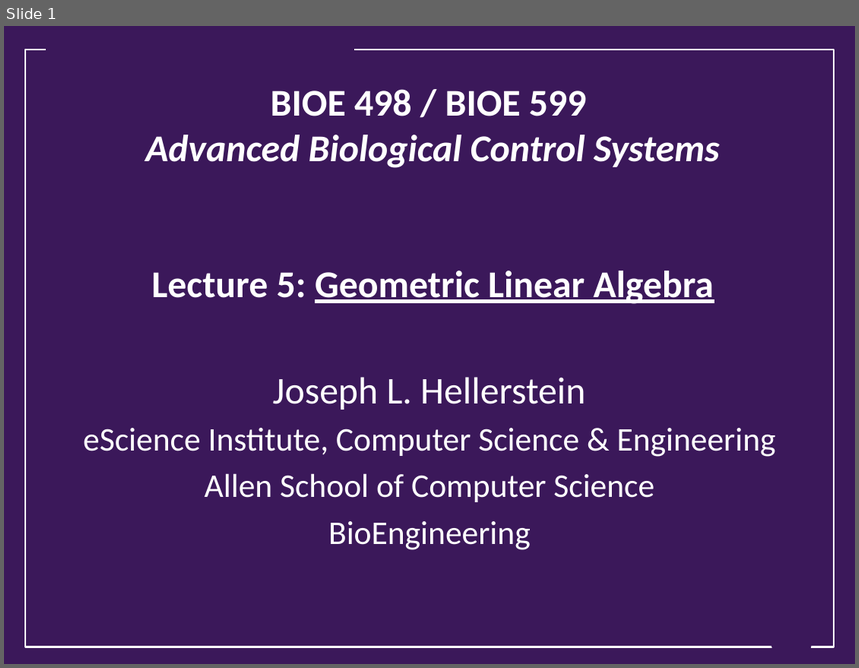
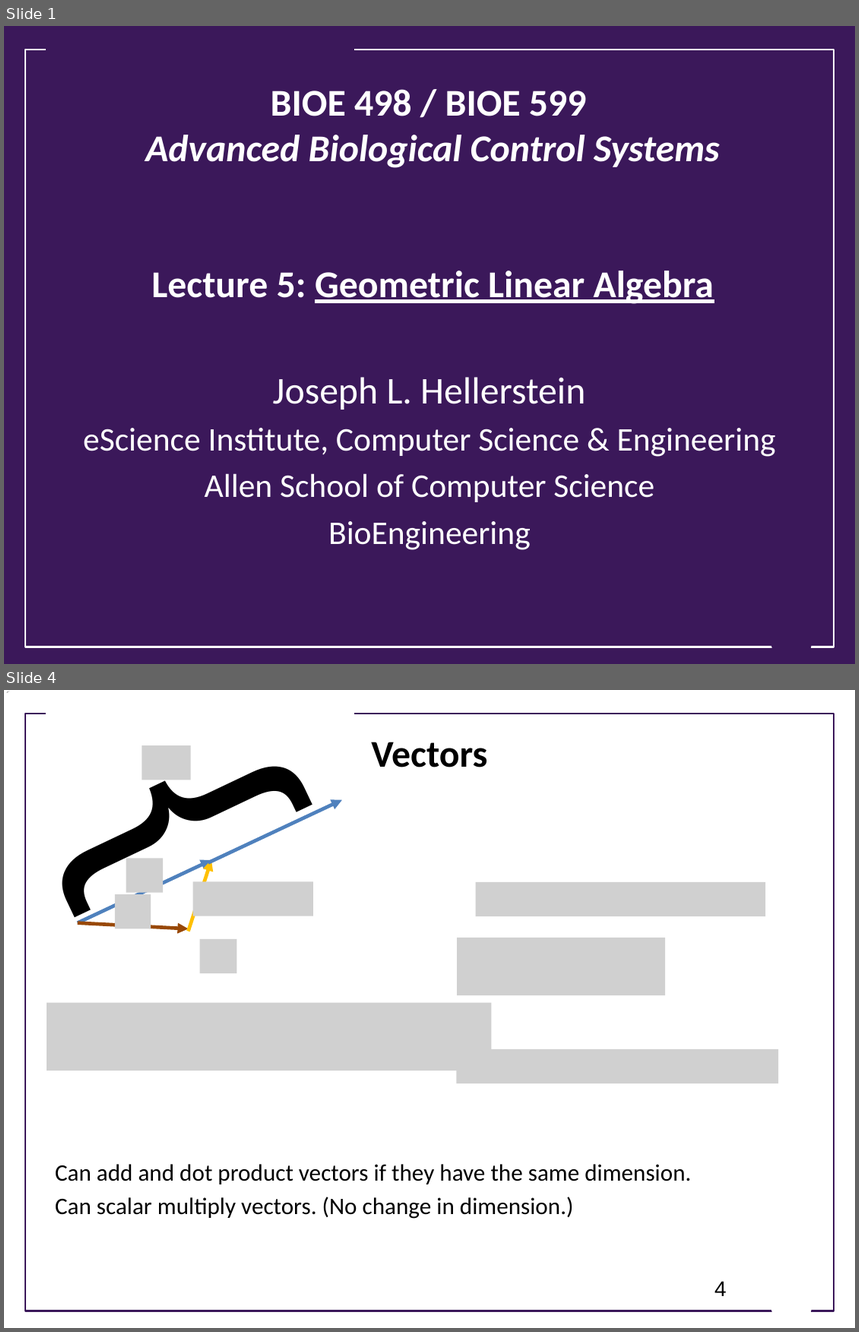
Before and after one commit to joseph-hellerstein/advanced-controls-lectures, a slide deck: Lecture_4-Geometric-Linear-Algebra/Geometric-Linear-Algebra.pptx. Shown one above the other, each under a label of ours: slide 1 before the commit, slides 1 and 4 after it; the slides between them are not shown. The pictures are 859x668 and 859x1332 pixels, drawn with LibreOffice and Linux fonts; fonts in the diff are those of the drawing; grey boxes stand for pictures; background and template pictures are left out. Boxes give left, top, right and bottom in pixels: in the first picture for what was removed or moved away, otherwise in the second. Text is boxed around its words. In the diff, an @@ line names an element or a change of style, - is before the commit and + after.

```diff
--- a/Lecture_4-Geometric-Linear-Algebra/Geometric-Linear-Algebra.pptx
+++ b/Lecture_4-Geometric-Linear-Algebra/Geometric-Linear-Algebra.pptx
@@ slide 4 added at [4, 690, 855, 1328], background #FFFFFF @@
@@ text added at [28, 690, 393, 933], 239 pt, text #000000 @@
+{
@@ rectangle added at [46, 704, 354, 725], fill #FFFFFF @@
@@ rectangle added at [25, 714, 834, 1312], outline #3B185A 1.75 pt @@
@@ picture added at [142, 745, 191, 780] @@
@@ title added at [371, 742, 487, 768], 32 pt, text #000000, bold @@
+Vectors
@@ arrow added from (208, 863) to (342, 799), #4F81BD 3 pt @@
@@ arrow added from (77, 923) to (211, 860), #4F81BD 3 pt @@
@@ picture added at [126, 859, 163, 893] @@
@@ arrow added from (189, 932) to (211, 860), #FFC000 3 pt @@
@@ picture added at [115, 894, 151, 929] @@
@@ picture added at [193, 882, 314, 916] @@
@@ picture added at [475, 882, 766, 916] @@
@@ arrow added from (77, 923) to (189, 929), #984807 3 pt @@
@@ picture added at [200, 939, 237, 973] @@
@@ picture added at [457, 938, 665, 996] @@
@@ picture added at [47, 1002, 492, 1071] @@
@@ picture added at [457, 1049, 778, 1083] @@
@@ text added at [55, 1164, 691, 1219], 20 pt, text #000000 @@
+Can add and dot product vectors if they have the same dimension.
+Can scalar multiply vectors. (No change in dimension.)
@@ page number added at [715, 1281, 727, 1296], 18 pt, text #000000 @@
+4
@@ trapezoid added at [764, 1281, 819, 1317], fill #FFFFFF @@
```
Also in this commit, not shown: 2 slides changed, 13 other slides added, 1 slide removed.
